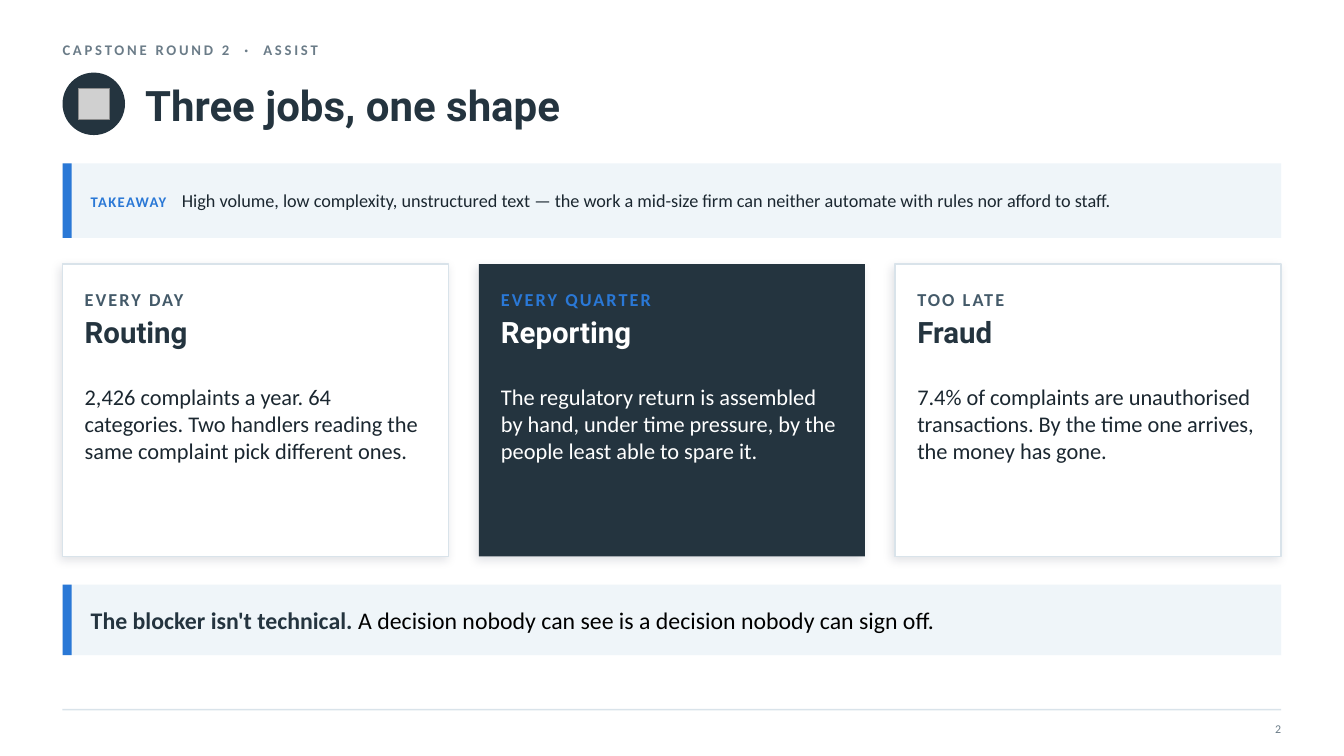
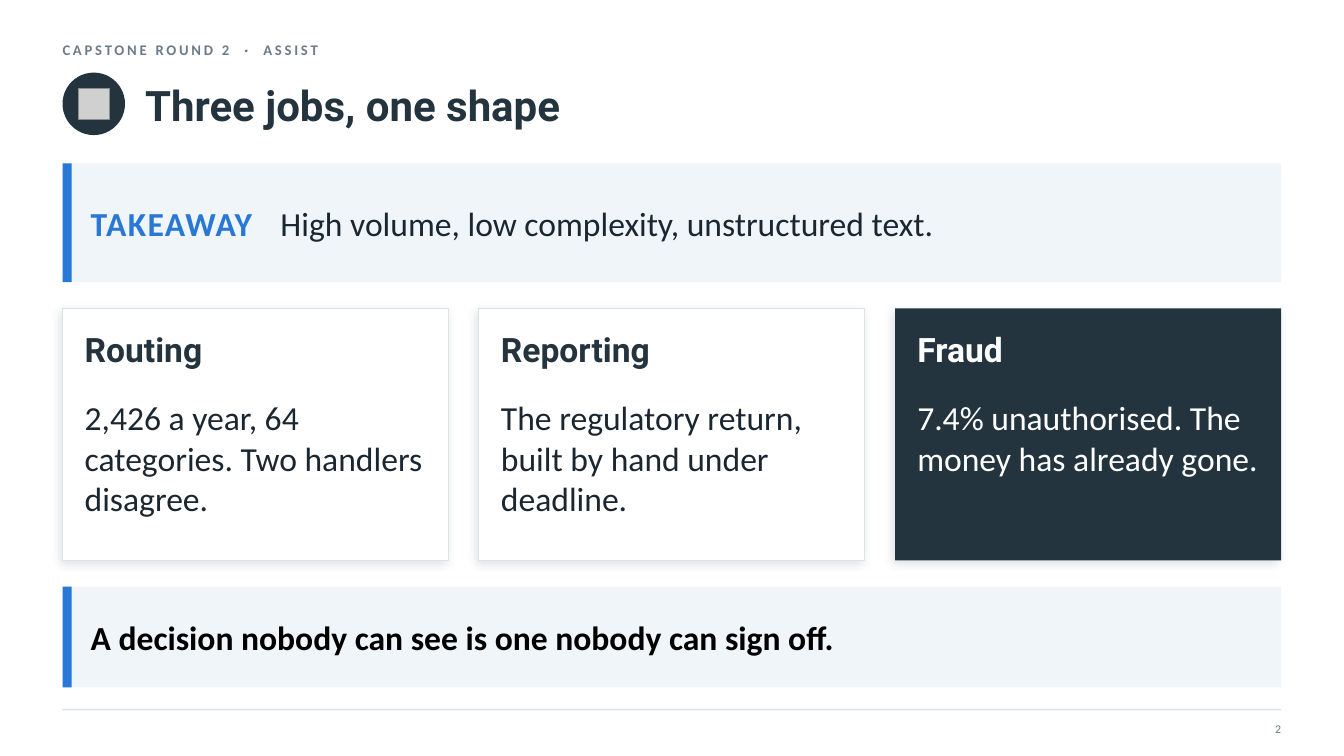
Before and after one commit to nyelugo/PROJECT-Capstone-AI-Consulting, a slide deck: slide 3 of presentation.pptx. Drawn at 1344x756 pixels with LibreOffice and Linux fonts; fonts in the diff are those of the drawing; grey boxes stand for pictures. Boxes give left, top, right and bottom in pixels: in the first picture for what was removed or moved away, otherwise in the second. Text is boxed around its words. In the diff, an @@ line names an element or a change of style, - is before the commit and + after.

```diff
--- a/presentation.pptx
+++ b/presentation.pptx
@@ rectangle: place and size @@
-rectangle at <box>63,163,1281,238</box>
+rectangle at <box>63,163,1281,282</box>
@@ rectangle: place and size @@
-rectangle at <box>63,163,72,238</box>
+rectangle at <box>63,163,72,282</box>
@@ text at <box>91,212,933,242</box>: text changed; size 13 to 24 pt @@
-TAKEAWAY High volume, low complexity, unstructured text — the work a mid-size firm can neither automate with rules nor afford to staff.
+TAKEAWAY High volume, low complexity, unstructured text.
@@ text removed at <box>149,294,183,306</box> @@
-EVERY DAY
@@ text removed at <box>501,284,843,315</box> @@
-EVERY QUARTER
@@ text removed at <box>918,284,1259,315</box> @@
-TOO LATE
@@ rectangle: place and size @@
-rectangle at <box>63,264,449,557</box>
+rectangle at <box>63,309,449,561</box>
@@ text "Routing": place and size @@
-text "Routing" at <box>85,321,188,349</box>
+text "Routing" at <box>85,337,203,369</box>
@@ text "Routing" at <box>85,337,203,369</box>: size 21 to 24 pt @@
@@ rectangle: place and size @@
-rectangle at <box>479,264,865,557</box>
+rectangle at <box>479,309,865,561</box>
@@ rectangle at <box>479,309,865,561</box>: fill #24343F to #FFFFFF; outline none to #D9E3EA 1 pt @@
@@ text "Reporting": place and size @@
-text "Reporting" at <box>501,321,631,349</box>
+text "Reporting" at <box>501,337,650,369</box>
@@ text "Reporting" at <box>501,337,650,369</box>: size 21 to 24 pt, text colour #FFFFFF to #24343F @@
@@ rectangle: place and size @@
-rectangle at <box>895,264,1281,557</box>
+rectangle at <box>895,309,1281,561</box>
@@ rectangle at <box>895,309,1281,561</box>: fill #FFFFFF to #24343F; outline #D9E3EA 1 pt to none @@
@@ text "Fraud": place and size @@
-text "Fraud" at <box>917,321,992,344</box>
+text "Fraud" at <box>917,336,1003,363</box>
@@ text "Fraud" at <box>917,336,1003,363</box>: size 21 to 24 pt, text colour #24343F to #FFFFFF @@
@@ text at <box>85,407,423,517</box>: text changed; size 16 to 24 pt @@
-2,426 complaints a year. 64 categories. Two handlers reading the same complaint pick different ones.
+2,426 a year, 64 categories. Two handlers disagree.
@@ text at <box>501,406,801,512</box>: text changed; size 16 to 24 pt; text colour #FFFFFF to #1B2730 @@
-The regulatory return is assembled by hand, under time pressure, by the people least able to spare it.
+The regulatory return, built by hand under deadline.
@@ text at <box>917,406,1257,477</box>: text changed; size 16 to 24 pt; text colour #1B2730 to #FFFFFF @@
-7.4% of complaints are unauthorised transactions. By the time one arrives, the money has gone.
+7.4% unauthorised. The money has already gone.
@@ rectangle: place and size @@
-rectangle at <box>63,585,1281,655</box>
+rectangle at <box>63,587,1281,688</box>
@@ rectangle: place and size @@
-rectangle at <box>63,585,72,655</box>
+rectangle at <box>63,587,72,688</box>
@@ text at <box>91,626,833,656</box>: text changed; size 17 to 24 pt; bold on @@
-The blocker isn't technical. A decision nobody can see is a decision nobody can sign off.
+A decision nobody can see is one nobody can sign off.
```
Also in this commit, not shown: 16 other slides changed, 3 other files.
